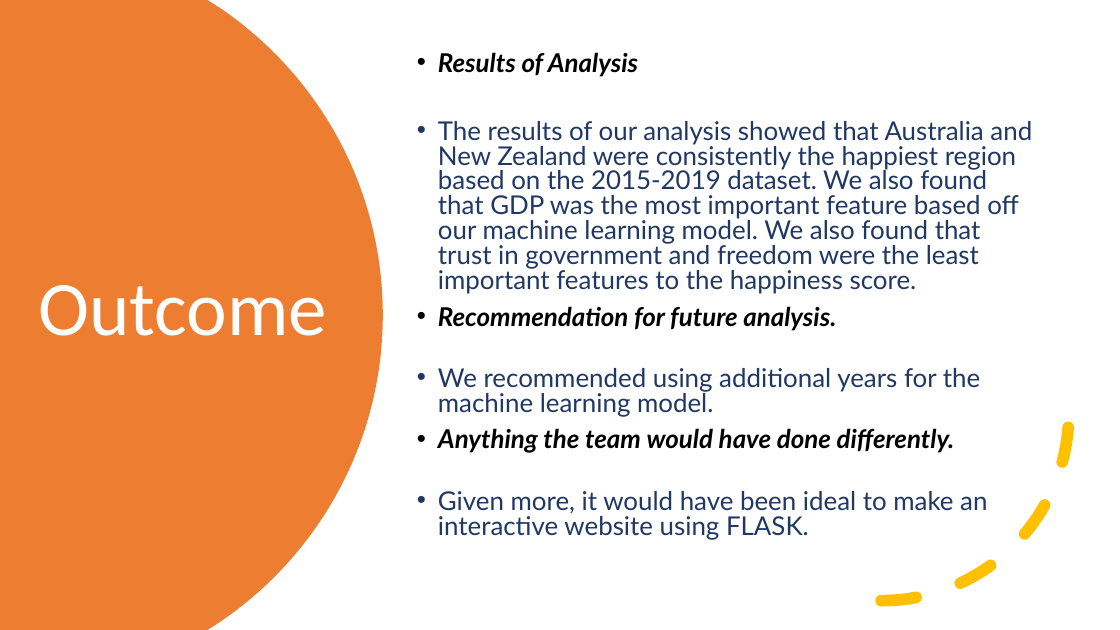
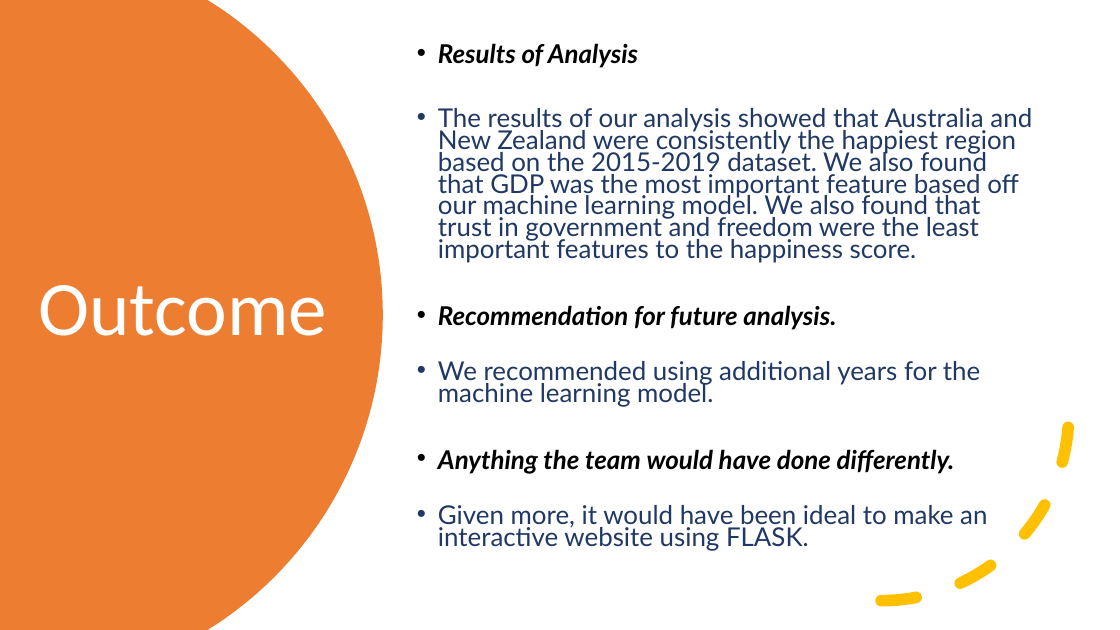
Before and after one commit to ouzgrp/Final-Project, a slide deck: slide 17 of Presentation_World_Happiness.pptx. Drawn at 1120x630 pixels with LibreOffice and Linux fonts; fonts in the diff are those of the drawing. Boxes give left, top, right and bottom in pixels: in the first picture for what was removed or moved away, otherwise in the second. Text is boxed around its words. In the diff, an @@ line names an element or a change of style, - is before the commit and + after.

```diff
--- a/Presentation_World_Happiness.pptx
+++ b/Presentation_World_Happiness.pptx
@@ text "Results of Analysis" at (x1=438, y1=43, x2=1032, y2=551): line spacing 0.8 to 0.7 @@
```
Also in this commit, not shown: 2 other slides changed, 1 other file.
